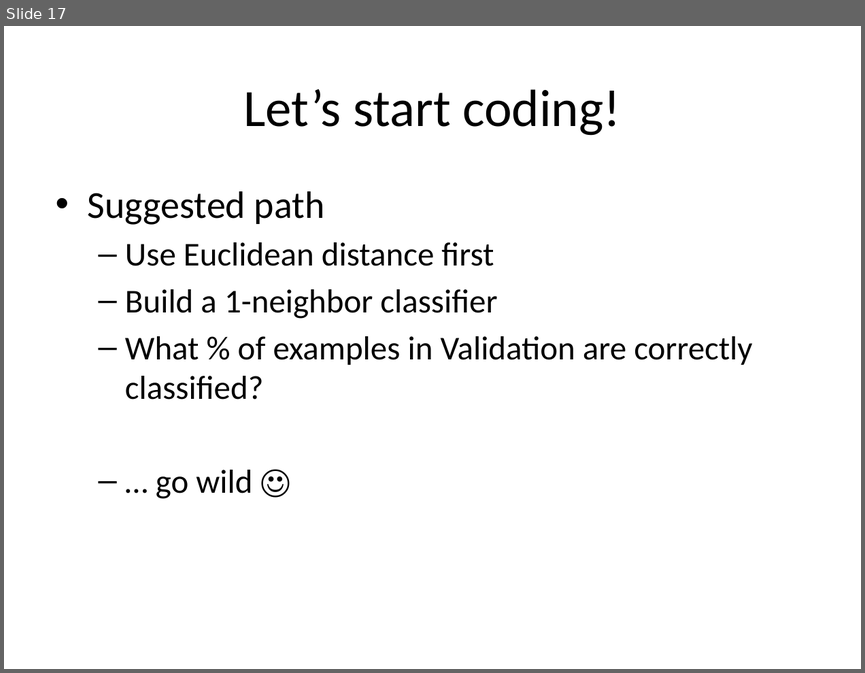
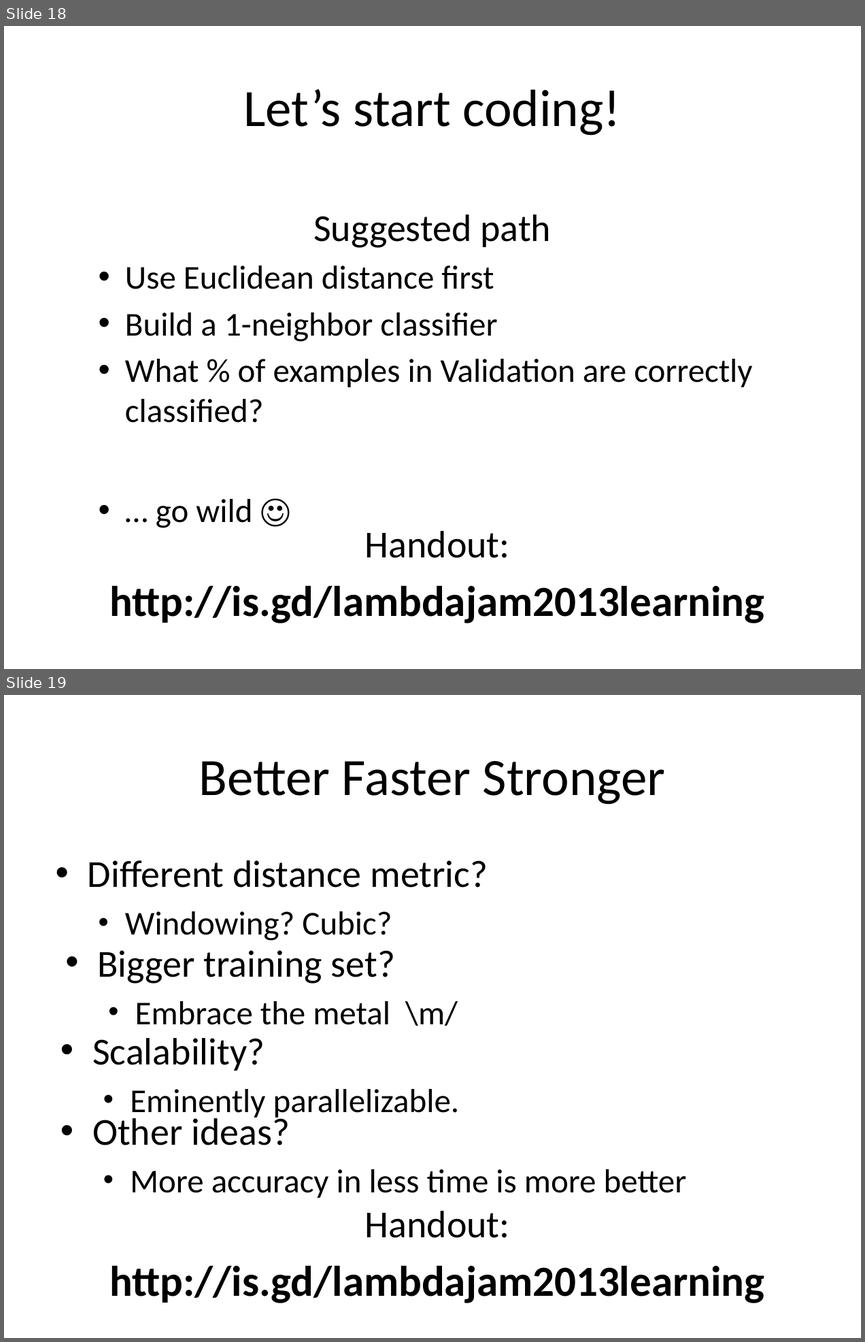
Before and after one commit to strangeloop/lambdajam2013, a slide deck: jams/learning/Machine Learning Jam.pptx. Shown one above the other, each under a label of ours: slide 17 before the commit, slides 18 and 19 after it. The pictures are 865x673 and 865x1342 pixels, drawn with LibreOffice and Linux fonts; fonts in the diff are those of the drawing. Boxes give left, top, right and bottom in pixels: in the first picture for what was removed or moved away, otherwise in the second. Text is boxed around its words. In the diff, an @@ line names an element or a change of style, - is before the commit and + after.

```diff
--- a/jams/learning/Machine Learning Jam.pptx
+++ b/jams/learning/Machine Learning Jam.pptx
@@ slide 19 added at (4,695,861,1338), background #FFFFFF @@
@@ title added at (199,761,665,804), 44 pt, text #000000 @@
+Better Faster Stronger
@@ text added at (88,860,487,940), 32 pt, text #000000 @@
+• Different distance metric?
+  • Windowing? Cubic?
@@ text added at (98,950,458,1025), 32 pt, text #000000 @@
+• Bigger training set?
+  • Embrace the metal \m/
@@ text added at (92,1038,460,1120), 28 pt, text #000000 @@
+• Scalability?
+  • Eminently parallelizable.
@@ text added at (92,1113,687,1198), 28 pt, text #000000 @@
+• Other ideas?
+  • More accuracy in less time is more better
@@ text added at (109,1210,764,1303), 36 pt, text #000000, bold @@
+Handout:
+http://is.gd/lambdajam2013learning
@@ what was slide 17 is now slide 18 @@
@@ slide 18 changed as well @@
@@ text "Suggested path" at (125,214,752,528): alignment left to centre; bullet • to none; line spacing 1 to 1.5; bullet – to • @@
@@ text added at (109,531,764,623), 36 pt, text #000000, bold @@
+Handout:
+http://is.gd/lambdajam2013learning
```
Also in this commit, not shown: 15 other slides changed, 3 other slides added, 1 slide removed, 1 other file.
